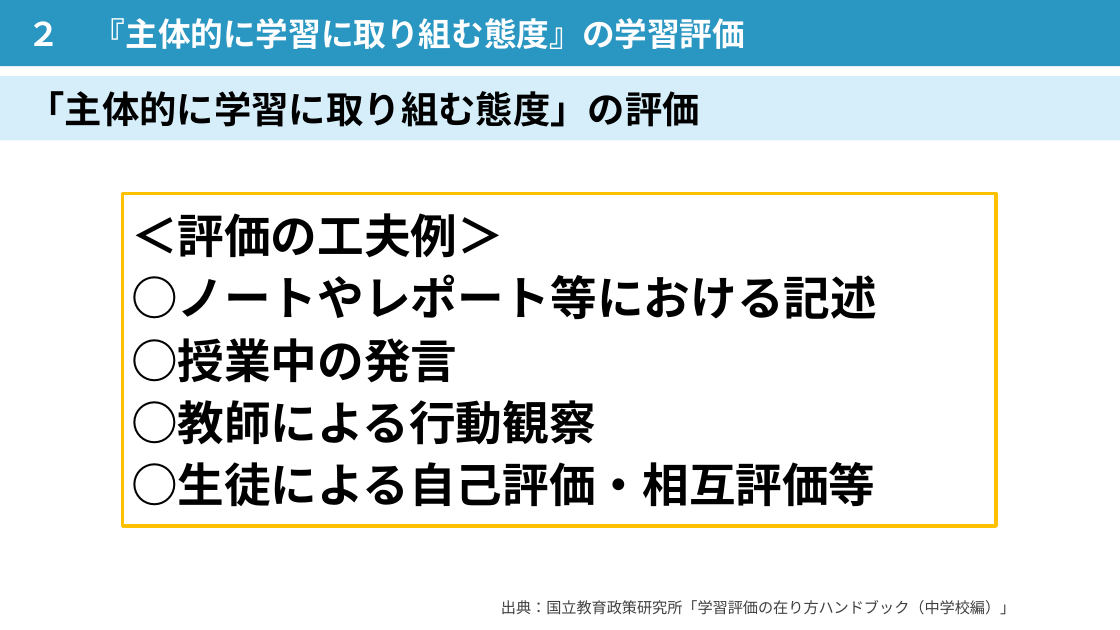
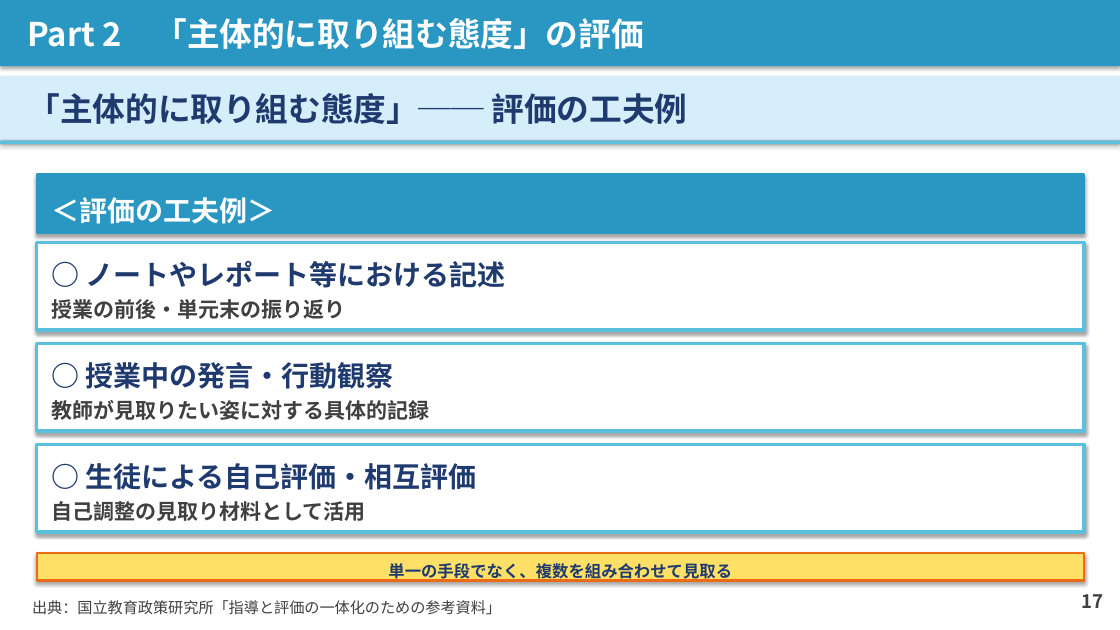
Before and after one commit to contynet730-star/con30, a slide deck: slide 17 of 講義スライド_石神井南中_20260603.pptx (slide 18 before the commit). Drawn at 1120x630 pixels with LibreOffice and Linux fonts; fonts in the diff are those of the drawing. Boxes give left, top, right and bottom in pixels: in the first picture for what was removed or moved away, otherwise in the second. Text is boxed around its words. In the diff, an @@ line names an element or a change of style, - is before the commit and + after.

```diff
--- a/講義スライド_石神井南中_20260603.pptx
+++ b/講義スライド_石神井南中_20260603.pptx
@@ rectangle "Part 2 「主体的に取り組む態度」の評価" at <box>0,0,1120,66</box>: shadow on @@
@@ text in rectangle at <box>28,18,643,49</box>: text changed @@
-２ 『主体的に学習に取り組む態度』の学習評価
+Part 2 「主体的に取り組む態度」の評価
@@ rectangle "「主体的に取り組む態度」── 評価の工夫例" at <box>0,76,1120,141</box>: shadow on @@
@@ text in rectangle at <box>28,93,688,124</box>: text changed; size 32 to 28 pt; text colour #000000 to #1F3A6E @@
-「主体的に学習に取り組む態度」の評価
+「主体的に取り組む態度」── 評価の工夫例
@@ rectangle added at <box>0,140,1120,144</box>, fill #5BC0DE @@
@@ rectangle added at <box>37,175,1085,234</box>, fill #2A96C2, outline #2A96C2 2 pt, 24 pt, text #FFFFFF, bold @@
+＜評価の工夫例＞
@@ rectangle "○ ノートやレポート等における記述": place and size @@
-rectangle "○ ノートやレポート等における記述" at <box>123,193,996,526</box>
+rectangle "○ ノートやレポート等における記述" at <box>37,243,1085,330</box>
@@ rectangle "○ ノートやレポート等における記述" at <box>37,243,1085,330</box>: vertical alignment top to middle; fill none to #FFFFFF; outline #FFC000 3 pt to #5BC0DE 3 pt; shadow on @@
@@ text in rectangle at <box>51,260,506,319</box>: text changed; size 40 to 24 pt; text colour #000000 to #1F3A6E @@
-＜評価の工夫例＞
-○ノートやレポート等における記述
-○授業中の発言
-○教師による行動観察
-○生徒による自己評価・相互評価等
+○ ノートやレポート等における記述
+授業の前後・単元末の振り返り
@@ rectangle added at <box>37,344,1085,431</box>, fill #FFFFFF, outline #5BC0DE 3 pt, 18 pt, text #404040, bold @@
+○ 授業中の発言・行動観察
+教師が見取りたい姿に対する具体的記録
@@ rectangle added at <box>37,444,1085,532</box>, fill #FFFFFF, outline #5BC0DE 3 pt, 24 pt, text #1F3A6E, bold @@
+○ 生徒による自己評価・相互評価
+自己調整の見取り材料として活用
@@ rectangle added at <box>37,553,1085,581</box>, fill #FFE066, outline #EB6C15 2 pt, 14 pt, text #1F3A6E, bold @@
+単一の手段でなく、複数を組み合わせて見取る
@@ text added at <box>1081,594,1103,608</box>, 16 pt, text #404040, bold @@
+17
@@ text at <box>32,600,501,615</box>: text changed @@
-出典：国立教育政策研究所「学習評価の在り方ハンドブック（中学校編）」
+出典：国立教育政策研究所「指導と評価の一体化のための参考資料」
```
Also in this commit, not shown: 19 other slides changed, 7 slides added, 7 slides removed, 1 other file.
